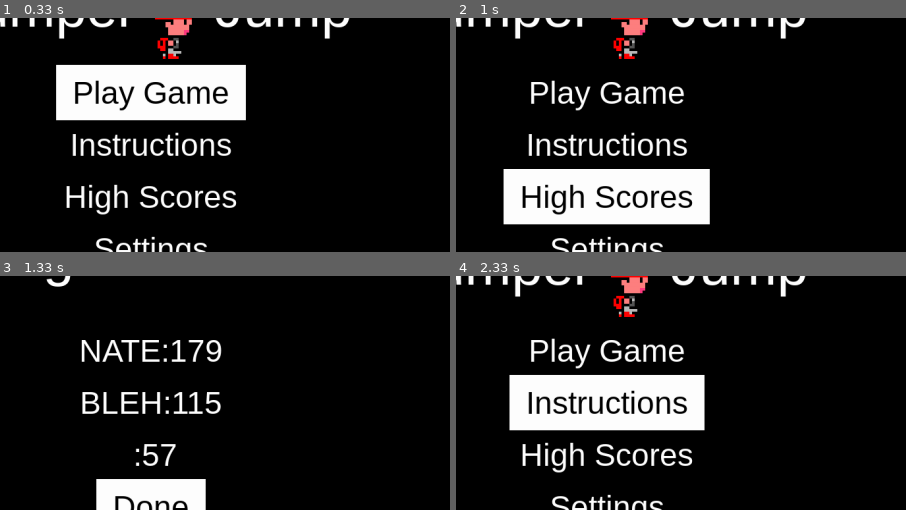
Above: before the commit, frames 1-4 (two rows, left to right).
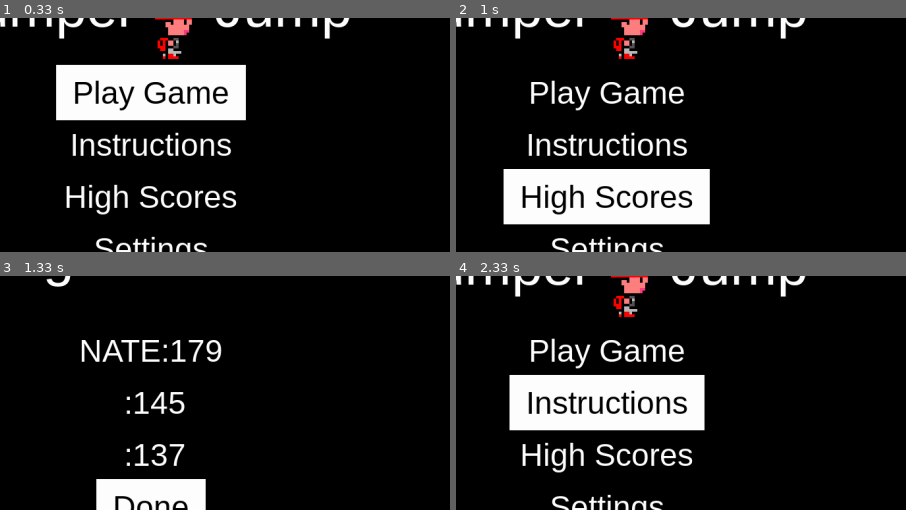
Above: after the commit, the same moments.

Repository: kartik9k/Project_Sparsh
Game: pygame game, started from proto11_pygame/game/src/main.py
The game is run twice, just before and just after one commit, with the same random seed, the same clock (stepped at 60 frames per second) and the same inputs. The source is Python 2; it was converted automatically to run under Python 3.
Inputs:
- Up to frame 1 (0.33 s): no input
- Up to frame 2 (1 s): hold Down 0.33-0.8 s; tap Enter at 0.83 s
- Up to frame 3 (1.33 s): no input
- Up to frame 4 (2.33 s): tap Enter at 1.43 s; hold Up from 2.03 s (still down)
The pictures show only the part of the screen within x 33-83%, y 16-66%; the shares and areas given below are measured in that part.

Frames 1-2 are identical in both runs. In frame 3, 2.1% of the frame differs, in the area x 18-50%, y 49-82%; in frame 4, nothing differs.

Commit message:
mapping to game done

Diff:
--- a/proto11_pygame/game/src/main.py
+++ b/proto11_pygame/game/src/main.py
@@ -25,11 +25,11 @@
 
 gameMenu.start()
 time.sleep(sleepTime)
+prev = 0
+k = 0
 
 #Game Loop
 while True:
-
-
         events = pygame.event.get()
         for event in events:
                 if event.type == QUIT:
@@ -38,18 +38,19 @@
                         pygame.display.quit()
                         exit(0)
         keys=pygame.key.get_pressed()
+        read = ser.readline()
 
         if keys[K_LEFT]:
                 character.moveLeft()
         if keys[K_RIGHT]:
                 character.moveRight()
         if keys[K_SPACE]:
-                read = ser.readline()
                 if (read[0] == "2" or read[0] == "5" or read[0] == "8" or read[0] == "0"):
                         read = int(read[0])
                         print (read)
                         if read != 0:
                                 character.jump(gameMenu.mute, read)
+                                prev = read
 
         if keys[K_DOWN]:
                 character.duck()
--- a/proto11_pygame/game/src/player.py
+++ b/proto11_pygame/game/src/player.py
@@ -43,6 +43,7 @@
                         self.velx -= self.accel
 
         def jump(self, mute, power):
+                print "Jumping: " + str(power)
                 self.jumpPower = power
                 if not self.inAir:
                         if not mute:
Not shown, changed: proto11_pygame/game/Assets/scores
Not shown, added: proto11_pygame/game/src/environment.pyc
Not shown, added: proto11_pygame/game/src/environmentGenerator.pyc
Not shown, added: proto11_pygame/game/src/highScores.pyc
Not shown, added: proto11_pygame/game/src/menu.pyc
Not shown, added: proto11_pygame/game/src/player.pyc
Not shown, added: proto11_pygame/game/src/score.pyc
Not shown, added: proto11_pygame/input_togame/input_togame.ino
